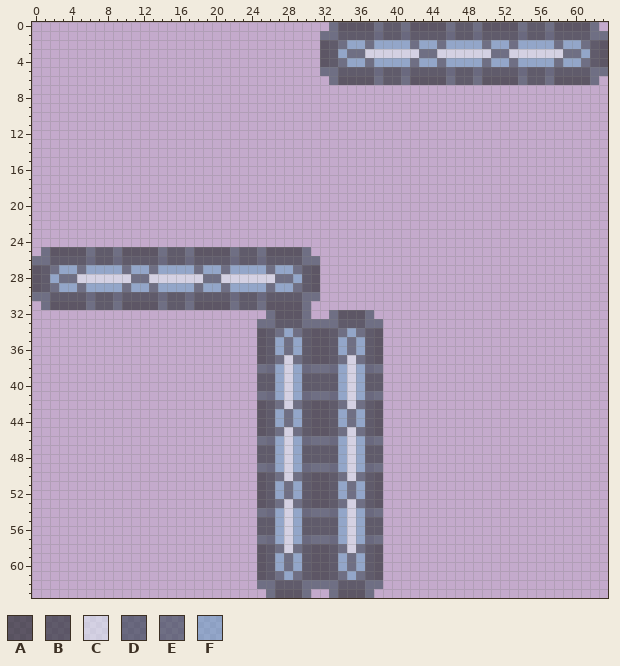
Edited in one commit: pixel-art sprite (Resources/Textures/Structures/Windows/directional.rsi/tinted_window.png). The picture above was drawn from the file before the commit.
The file is 64x64 pixels. Colours within 5 levels of each other are drawn and written as one.
Palette (. is transparent): A #272b2fa8  B #2b3137a6  C #e0eef493  D #33414f9e  E #3e4c5aa1  F #66a3c684
Pixels before (only the part around the change), first column x 0:
 0 .................................EAAAAEBBEAAAAEBBEAAAAEBBEAAAAE.
 1 ................................EEBBBBDBBDBBBBDBBDBBBBDBBDBBBBEE
 2 ................................ABEFFEFFFFEFFEFFFFEFFEFFFFEFFEBA
 3 ................................ABFEECCCCCCEECCCCCCEECCCCCCEEFBA
 4 ................................ABEFFEFFFFEFFEFFFFEFFEFFFFEFFEBA
 5 ................................EEBBBBDBBDBBBBDBBDBBBBDBBDBBBBEE
 6 .................................EAAAAEBBEAAAAEBBEAAAAEBBEAAAAE.
 7 ................................................................
 8 ................................................................
 9 ................................................................
10 ................................................................
11 ................................................................
12 ................................................................
13 ................................................................
14 ................................................................
15 ................................................................
16 ................................................................
17 ................................................................
18 ................................................................
19 ................................................................
20 ................................................................
21 ................................................................
22 ................................................................
23 ................................................................
24 ................................................................
25 .EAAAAEBBEAAAAEBBEAAAAEBBEAAAAE.................................
26 EEBBBBDBBDBBBBDBBDBBBBDBBDBBBBEE................................
27 ABEFFEFFFFEFFEFFFFEFFEFFFFEFFEBA................................
28 ABFEECCCCCCEECCCCCCEECCCCCCEEFBA................................
29 ABEFFEFFFFEFFEFFFFEFFEFFFFEFFEBA................................
30 EEBBBBDBBDBBBBDBBDBBBBDBBDBBBBEE................................
31 .EAAAAEBBEAAAAEBBEAAAAEBBEAAAAE.................................
32 ..........................EAAAE..EAAAE..........................
33 .........................EEBBBEEEEBBBEE.........................
34 .........................ABEFEBAABEFEBA.........................
35 .........................ABFEFBAABFEFBA.........................
36 .........................ABFEFBAABFEFBA.........................
37 .........................ABECEBAABECEBA.........................
38 .........................EDFCFDEEDFCFDE.........................
39 .........................BBFCFBBBBFCFBB.........................
40 .........................BBFCFBBBBFCFBB.........................
41 .........................EDFCFDEEDFCFDE.........................
42 .........................ABECEBAABECEBA.........................
43 .........................ABFEFBAABFEFBA.........................
44 .........................ABFEFBAABFEFBA.........................
45 .........................ABECEBAABECEBA.........................
46 .........................EDFCFDEEDFCFDE.........................
47 .........................BBFCFBBBBFCFBB.........................
48 .........................BBFCFBBBBFCFBB.........................
49 .........................EDFCFDEEDFCFDE.........................
50 .........................ABECEBAABECEBA.........................
51 .........................ABFEFBAABFEFBA.........................
52 .........................ABFEFBAABFEFBA.........................
53 .........................ABECEBAABECEBA.........................
54 .........................EDFCFDEEDFCFDE.........................
55 .........................BBFCFBBBBFCFBB.........................
56 .........................BBFCFBBBBFCFBB.........................
57 .........................EDFCFDEEDFCFDE.........................
58 .........................ABECEBAABECEBA.........................
59 .........................ABFEFBAABFEFBA.........................
60 .........................ABFEFBAABFEFBA.........................
61 .........................ABEFEBAABEFEBA.........................
62 .........................EEBBBEEEEBBBEE.........................
63 ..........................EAAAE..EAAAE..........................
Now the later version:
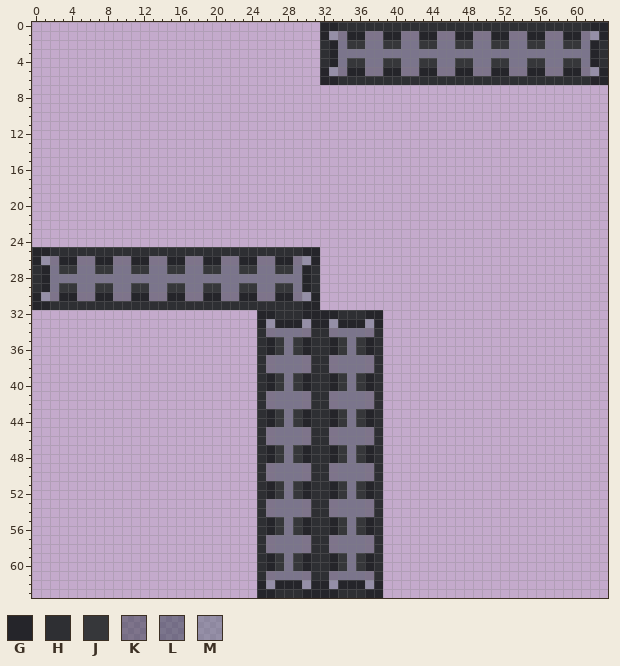
Colours new in this view: G #25252a  H #2e2f33  J #36373a  K #30394379  L #2a3a4579  M #62717d79
The author wrote: [Resprite] Direct windows/doors (#281) * Update direct windows sprites
From old to new:
Changed rows in their new state; - is an unchanged pixel.
first column x 32:
 0 GGHHHHHHHHHHHHHHHHHHHHHHHHHHHHGG
 1 GMKGGKKGGKKGGKKGGKKGGKKGGKKGGKMG
 2 HGLJJLLJJLLJJLLJJLLJJLLJJLLJJLGH
 3 HGLLLLLLLLLLLLLLLLLLLLLLLLLLLLGH
 4 HGLJJLLJJLLJJLLJJLLJJLLJJLLJJLGH
 5 GMKGGKKGGKKGGKKGGKKGGKKGGKKGGKMG
 6 GGHHHHHHHHHHHHHHHHHHHHHHHHHHHHGG
first column x 0:
25 GGHHHHHHHHHHHHHHHHHHHHHHHHHHHHGG-------
26 GMKGGKKGGKKGGKKGGKKGGKKGGKKGGKMG-------
27 HGLJJLLJJLLJJLLJJLLJJLLJJLLJJLGH-------
28 HGLLLLLLLLLLLLLLLLLLLLLLLLLLLLGH-------
29 HGLJJLLJJLLJJLLJJLLJJLLJJLLJJLGH-------
30 GMKGGKKGGKKGGKKGGKKGGKKGGKKGGKMG-------
31 GGHHHHHHHHHHHHHHHHHHHHHHHHHHHHGG-------
32 -------------------------GGHHHGGGGHHHGG
33 -------------------------GMGGGMGGMGGGMG
34 -------------------------HKLLLKHHKLLLKH
35 -------------------------HGJLJGHHGJLJGH
36 -------------------------HGJLJGHHGJLJGH
37 -------------------------HKLLLKHHKLLLKH
38 -------------------------HKLLLKHHKLLLKH
39 -------------------------HGJLJGHHGJLJGH
40 -------------------------HGJLJGHHGJLJGH
41 -------------------------HKLLLKHHKLLLKH
42 -------------------------HKLLLKHHKLLLKH
43 -------------------------HGJLJGHHGJLJGH
44 -------------------------HGJLJGHHGJLJGH
45 -------------------------HKLLLKHHKLLLKH
46 -------------------------HKLLLKHHKLLLKH
47 -------------------------HGJLJGHHGJLJGH
48 -------------------------HGJLJGHHGJLJGH
49 -------------------------HKLLLKHHKLLLKH
50 -------------------------HKLLLKHHKLLLKH
51 -------------------------HGJLJGHHGJLJGH
52 -------------------------HGJLJGHHGJLJGH
53 -------------------------HKLLLKHHKLLLKH
54 -------------------------HKLLLKHHKLLLKH
55 -------------------------HGJLJGHHGJLJGH
56 -------------------------HGJLJGHHGJLJGH
57 -------------------------HKLLLKHHKLLLKH
58 -------------------------HKLLLKHHKLLLKH
59 -------------------------HGJLJGHHGJLJGH
60 -------------------------HGJLJGHHGJLJGH
61 -------------------------HKLLLKHHKLLLKH
62 -------------------------GMGGGMGGMGGGMG
63 -------------------------GGHHHGGGGHHHGG
Changed places in both pictures, as pixel boxes (x1, y1, x2, y2):
changed: (320, 22, 608, 85)
changed: (32, 247, 383, 598)
